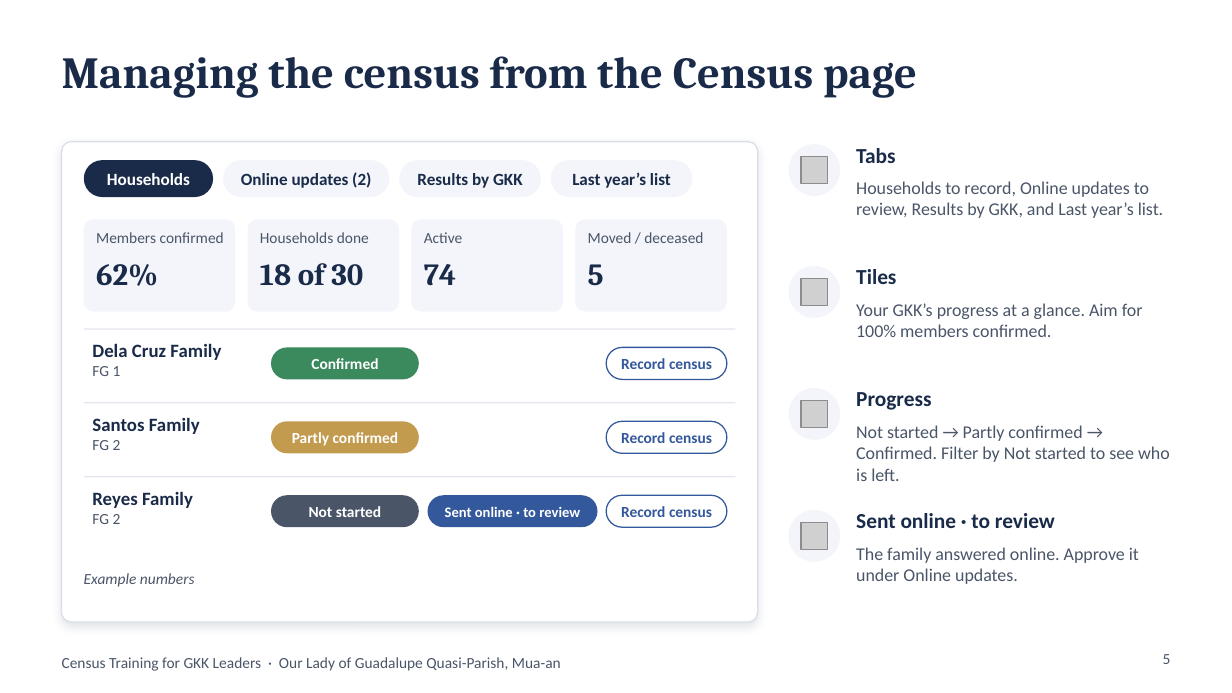
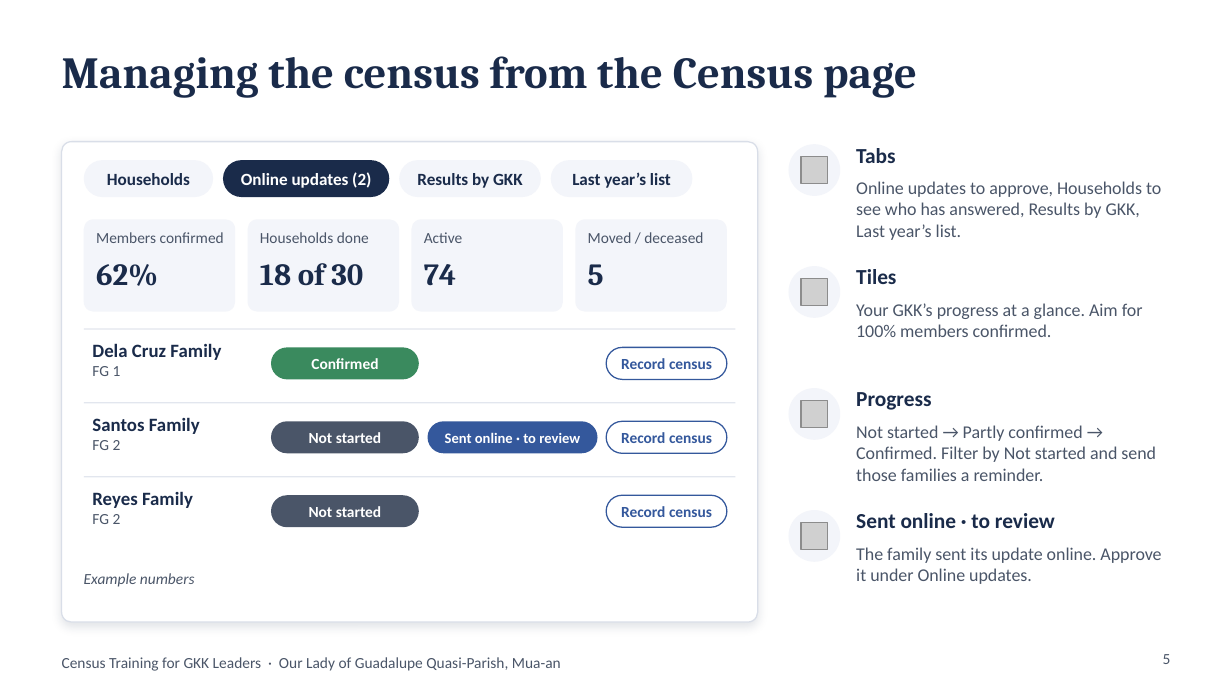
Before and after one commit to DaveenDev/parish-members-registry, a slide deck: slide 5 of docs/GKK-Leaders-Census-Training.pptx. Drawn at 1232x693 pixels with LibreOffice and Linux fonts; fonts in the diff are those of the drawing; grey boxes stand for pictures. Boxes give left, top, right and bottom in pixels: in the first picture for what was removed or moved away, otherwise in the second. Text is boxed around its words. In the diff, an @@ line names an element or a change of style, - is before the commit and + after.

```diff
--- a/docs/GKK-Leaders-Census-Training.pptx
+++ b/docs/GKK-Leaders-Census-Training.pptx
@@ text "Households" at (107,173,190,185): text colour #FFFFFF to #1A2B4A @@
@@ rounded rectangle at (84,160,213,197): fill #1A2B4A to #F3F5FA @@
@@ text "Online updates (2)" at (241,172,371,188): text colour #1A2B4A to #FFFFFF @@
@@ rounded rectangle at (223,160,389,197): fill #F3F5FA to #1A2B4A @@
@@ text at (856,181,1161,240): text changed @@
-Households to record, Online updates to review, Results by GKK, and Last year’s list.
+Online updates to approve, Households to see who has answered, Results by GKK, Last year’s list.
@@ rounded rectangle at (271,421,419,453): fill #C39B4E to #4A5568 @@
@@ text at (309,432,381,443): text changed @@
-Partly confirmed
+Not started
@@ text "Sent online · to review": place and size @@
-text "Sent online · to review" at (445,506,580,517)
+text "Sent online · to review" at (445,432,580,443)
@@ rounded rectangle: place and size @@
-rounded rectangle at (428,495,598,527)
+rounded rectangle at (428,421,598,453)
@@ text at (856,425,1156,481): text changed @@
-Not started → Partly confirmed → Confirmed. Filter by Not started to see who is left.
+Not started → Partly confirmed → Confirmed. Filter by Not started and send those families a reminder.
@@ text at (856,547,1161,584): text changed @@
-The family answered online. Approve it under Online updates.
+The family sent its update online. Approve it under Online updates.
```
Also in this commit, not shown: 11 other slides changed.
